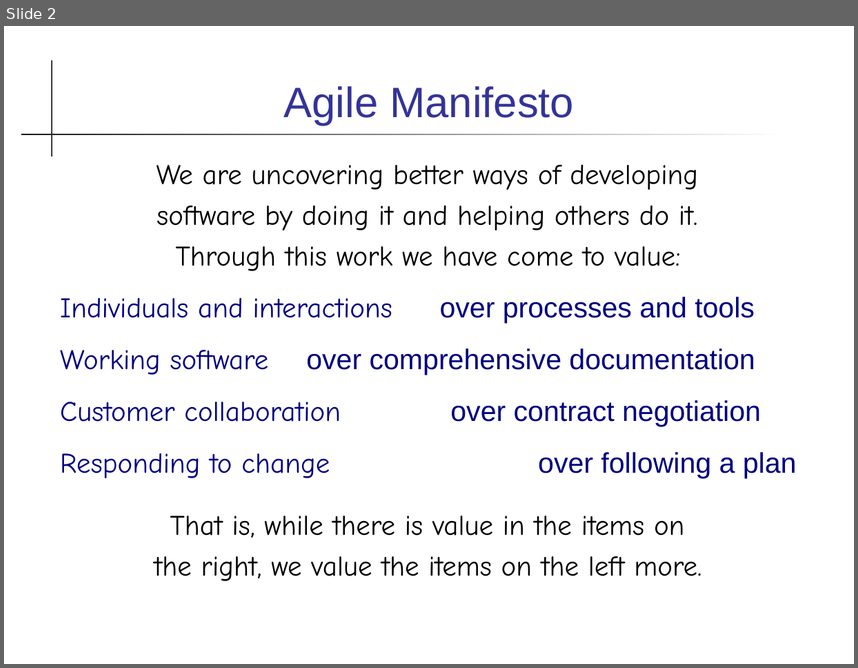
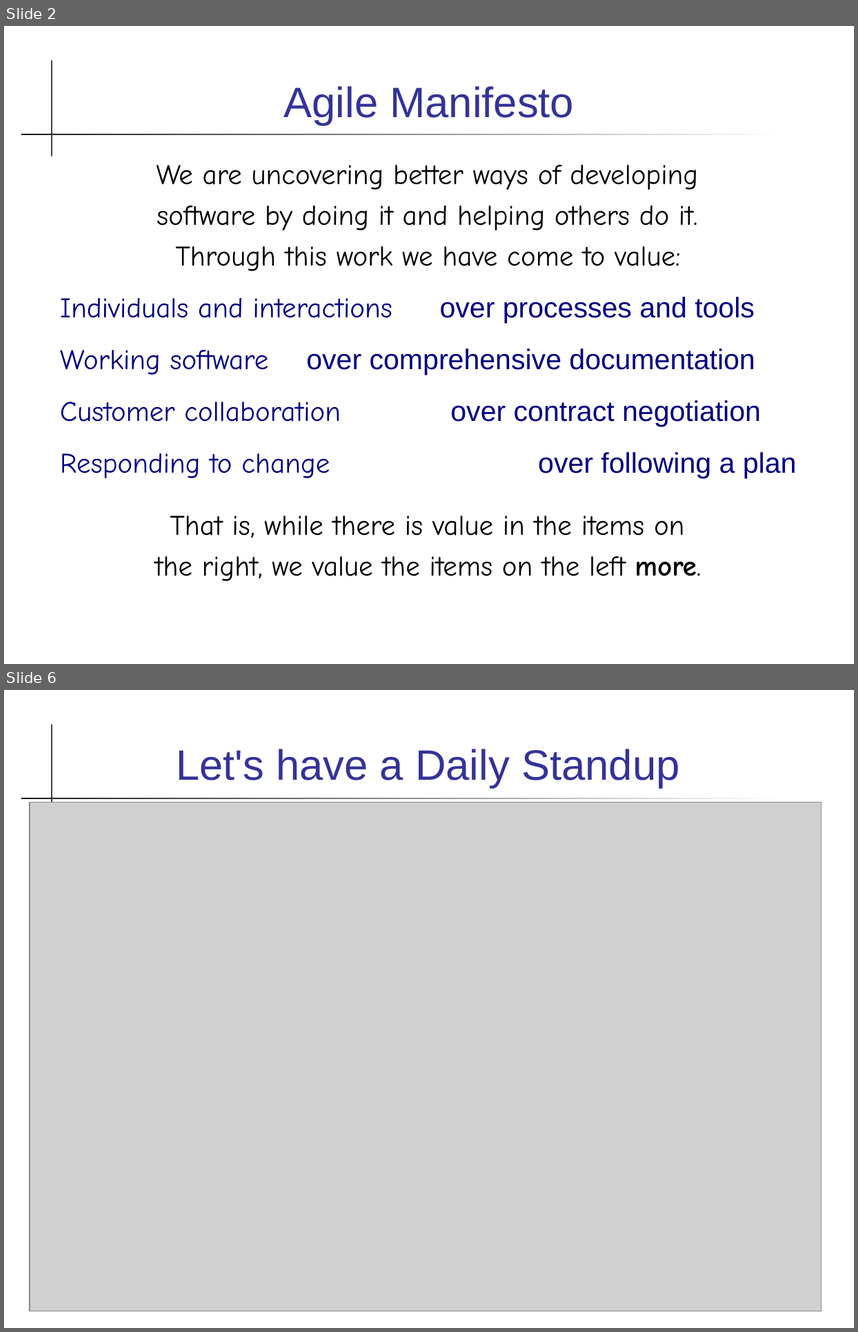
Before and after one commit to cpske/ISP, a slide deck: agile/Agile.ppt. Shown one above the other, each under a label of ours: slide 2 before the commit, slides 2 and 6 after it; the slides between them are not shown. The pictures are 858x668 and 858x1332 pixels, drawn with LibreOffice and Linux fonts; fonts in the diff are those of the drawing; grey boxes stand for pictures. Boxes give left, top, right and bottom in pixels: in the first picture for what was removed or moved away, otherwise in the second. Text is boxed around its words. In the diff, an @@ line names an element or a change of style, - is before the commit and + after.

```diff
--- a/agile/Agile.ppt
+++ b/agile/Agile.ppt
@@ slide 6 added at [4, 690, 854, 1328], background #FFFFFF; not listed: 2 template elements that a slide beside it also shows @@
@@ title added at [176, 749, 680, 788], 36 pt, text #333399 @@
+Let's have a Daily Standup
@@ picture added at [30, 802, 822, 1310] @@
@@ slide 2 changed as well @@
@@ text at [155, 515, 701, 581]: bold on in "more." @@
```
Also in this commit, not shown: 1 other slide changed, 9 other slides added, 2 slides removed, 8 other files.
